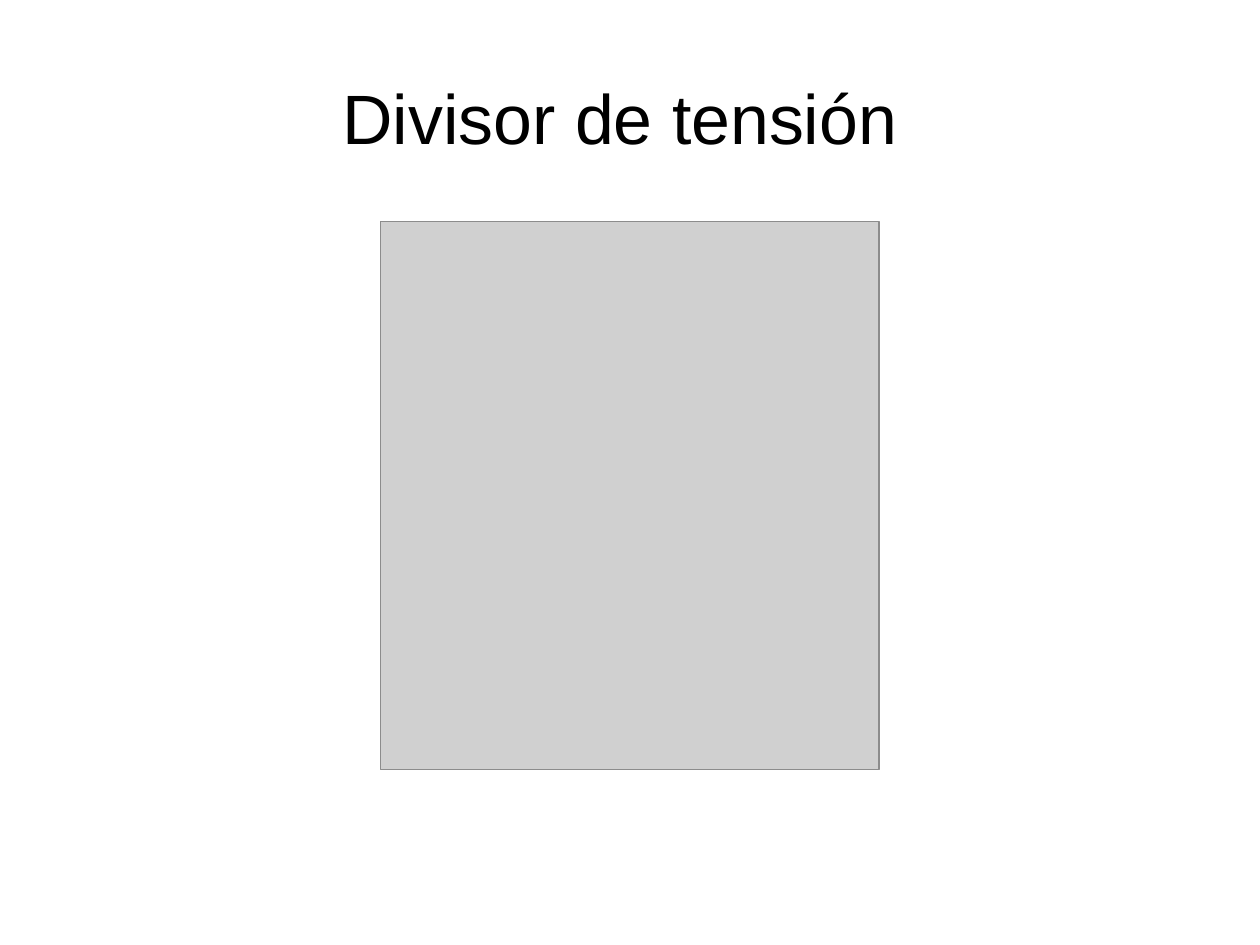
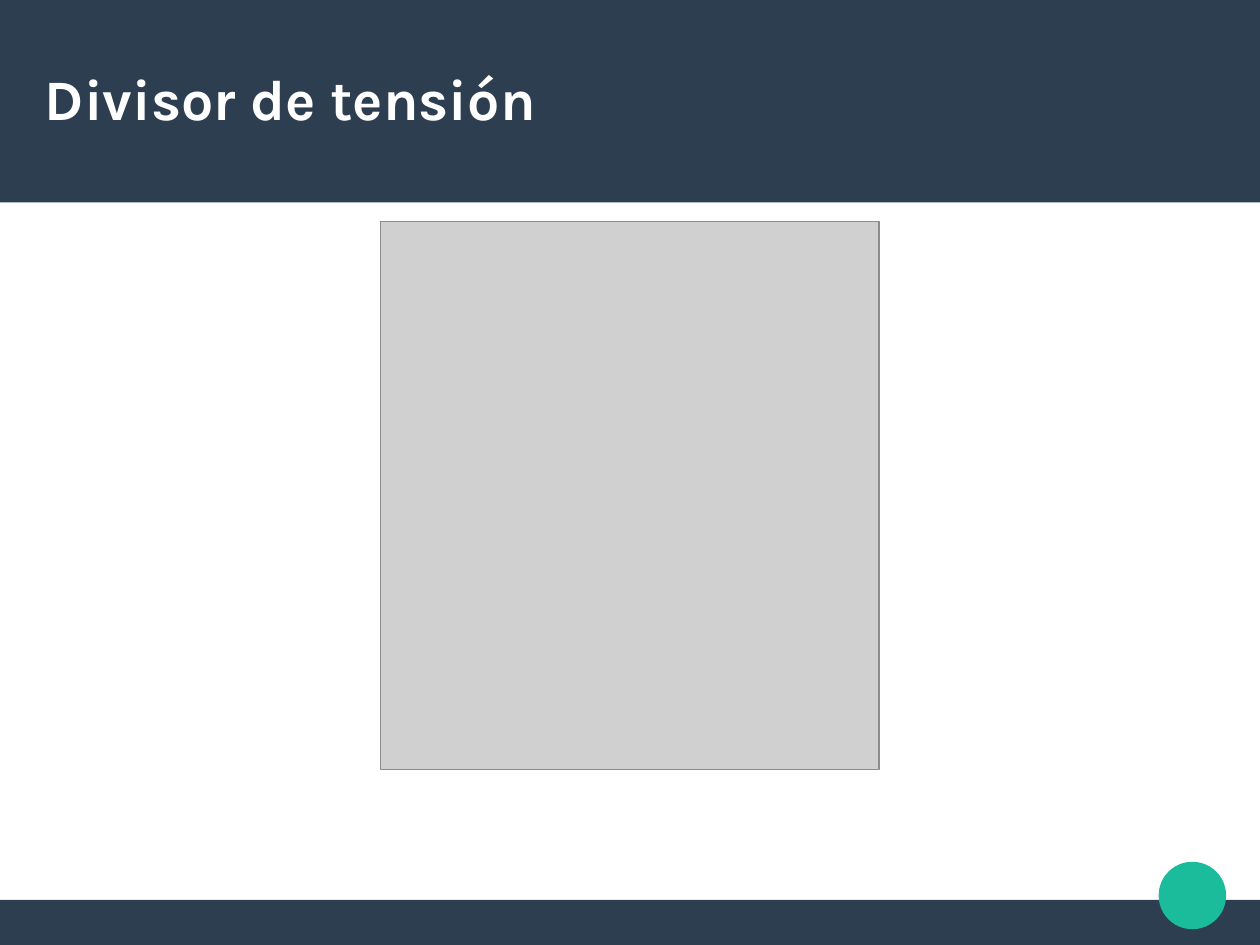
Before and after one commit to valentinbasel/escuela_del_futuro, a slide deck: slide 5 of clase1/mini_present.odp. Drawn at 1260x945 pixels with LibreOffice and Linux fonts; fonts in the diff are those of the drawing; grey boxes stand for pictures. Boxes give left, top, right and bottom in pixels: in the first picture for what was removed or moved away, otherwise in the second. Text is boxed around its words. In the diff, an @@ line names an element or a change of style, - is before the commit and + after.

```diff
--- a/clase1/mini_present.odp
+++ b/clase1/mini_present.odp
@@ rectangle added at (0, 0, 1260, 202), fill #2C3E50 @@
@@ title "Divisor de tensión": place and size @@
-title "Divisor de tensión" at (342, 92, 897, 145)
+title "Divisor de tensión" at (45, 75, 535, 121)
@@ title "Divisor de tensión" at (45, 75, 535, 121): size 44 to 36 pt, font Arial to Karla, text colour #000000 to #FFFFFF, bold on; alignment centre to left @@
@@ ellipse added at (1159, 862, 1227, 930), fill #1ABC9C @@
@@ rectangle added at (0, 900, 1260, 944), fill #2C3E50 @@
```
Also in this commit, not shown: 8 other slides changed, 1 slide added, 1 slide removed, 2 other files.
